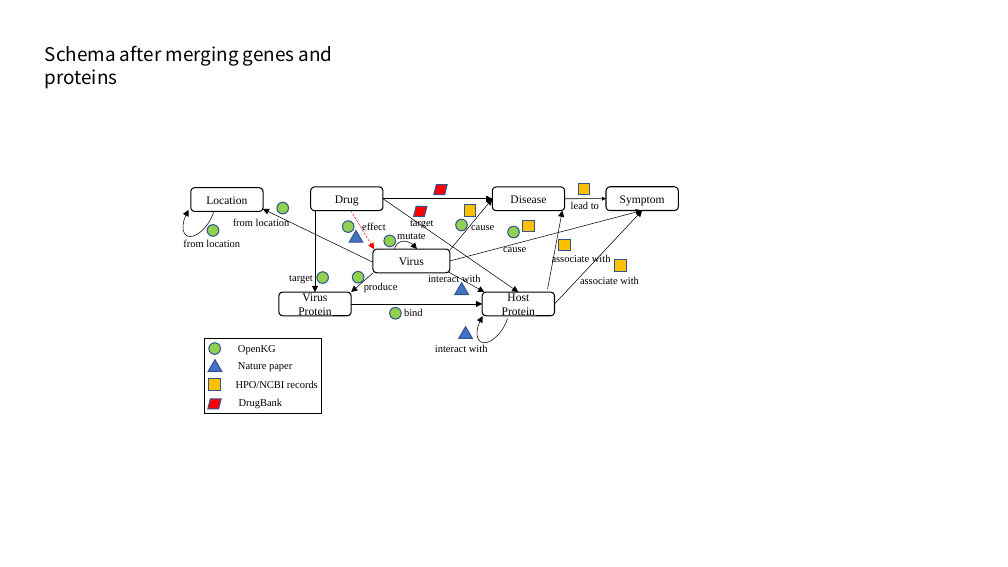
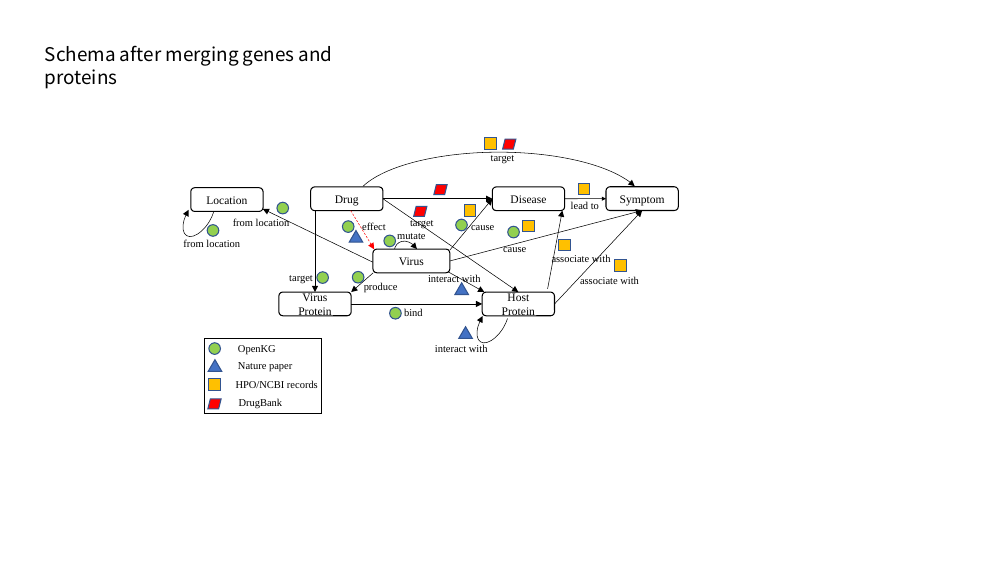
Before and after one commit to Sheldon2016/covid19kg, a slide deck: slide 3 of data/HPO/schema.pptx. Drawn at 1008x567 pixels with LibreOffice and Linux fonts; fonts in the diff are those of the drawing. Boxes give left, top, right and bottom in pixels: in the first picture for what was removed or moved away, otherwise in the second. Text is boxed around its words. In the diff, an @@ line names an element or a change of style, - is before the commit and + after.

```diff
--- a/data/HPO/schema.pptx
+++ b/data/HPO/schema.pptx
@@ rectangle added at bbox=[485, 138, 496, 149], fill #FFC000, outline #325491 1 pt @@
@@ parallelogram added at bbox=[503, 139, 516, 149], fill #FF0000, outline #325491 1 pt @@
@@ arc (boxed as its full ellipse) added at bbox=[353, 152, 644, 259], outline #000000 0.5 pt @@
@@ text added at bbox=[491, 155, 515, 164], 10 pt, text #000000 @@
+target
```
Also in this commit, not shown: 3 other files.
